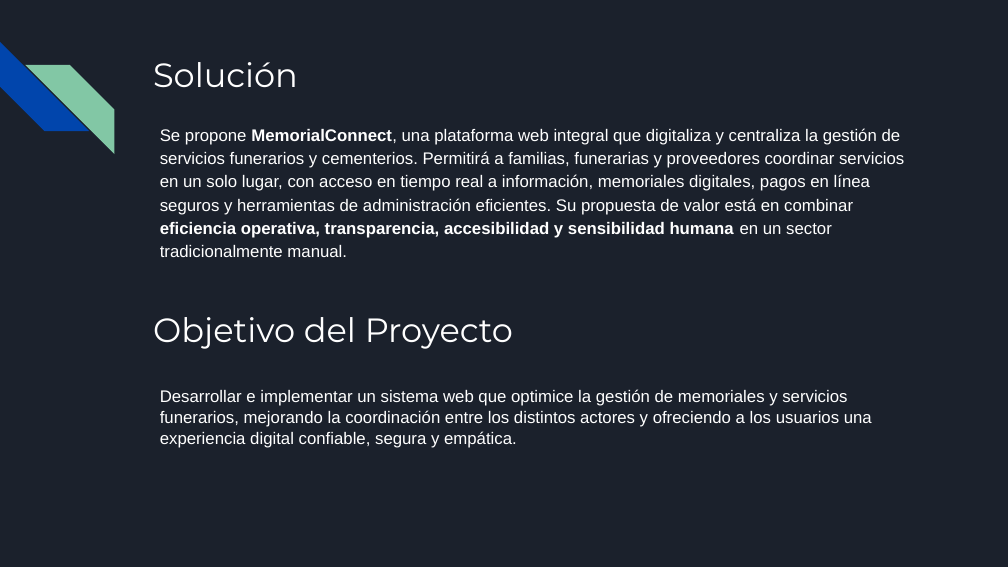
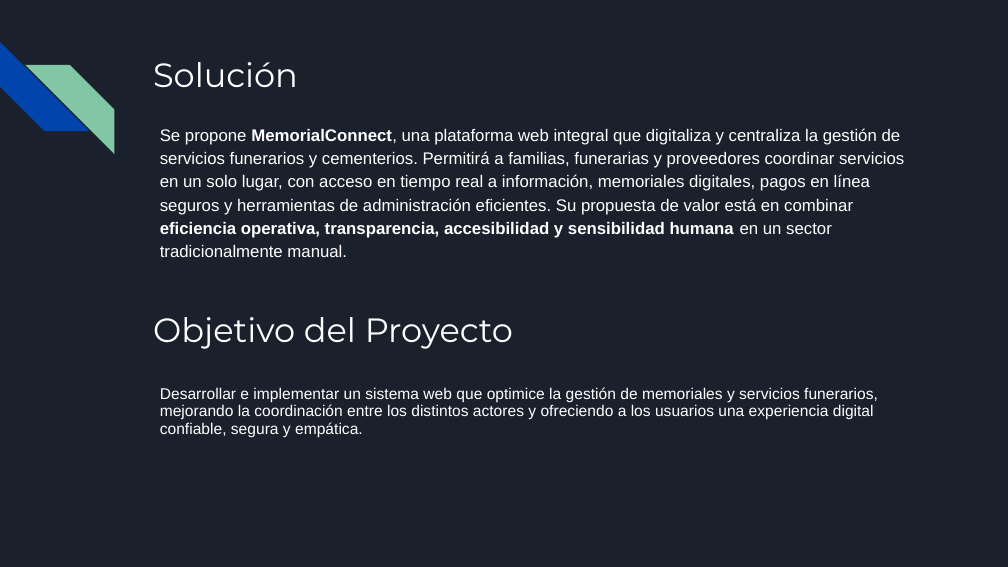
Before and after one commit to Carlos-Pardo-B/GRUPO_1_-Henriquez_Saavedra_Madrid_Pardo, a slide deck: slide 3 of Fase 1/Evidencias Grupales/Presentación Proyecto.pptx. Drawn at 1008x567 pixels with LibreOffice and Linux fonts; fonts in the diff are those of the drawing. Boxes give left, top, right and bottom in pixels: in the first picture for what was removed or moved away, otherwise in the second. Text is boxed around its words. In the diff, an @@ line names an element or a change of style, - is before the commit and + after.

```diff
--- a/Fase 1/Evidencias Grupales/Presentación Proyecto.pptx
+++ b/Fase 1/Evidencias Grupales/Presentación Proyecto.pptx
@@ text "Desarrollar e implementar un sistema ..." at bbox=[160, 387, 878, 437]: size 12 to 11.1 pt; line spacing 1.05 to 0.95 @@
```
Also in this commit, not shown: 4 other slides changed.
